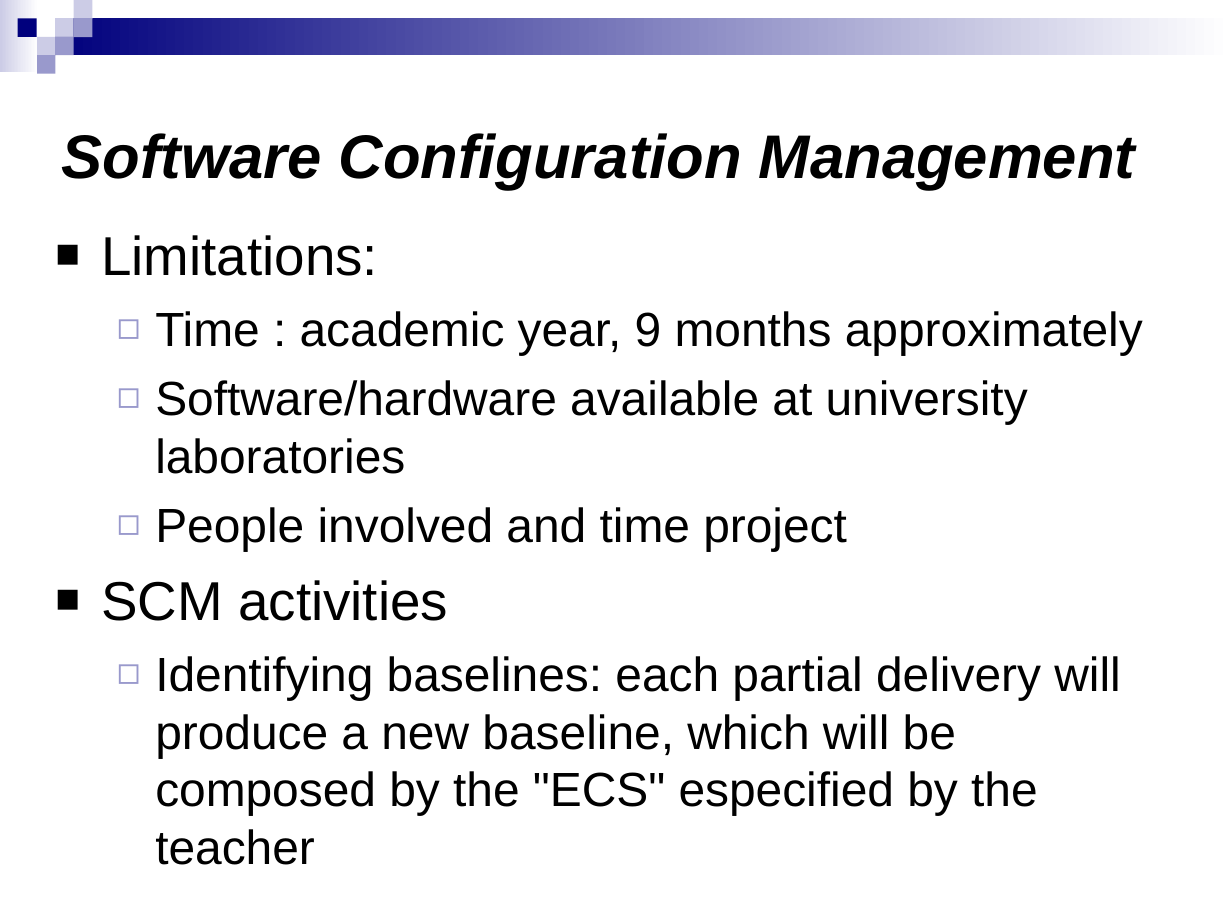
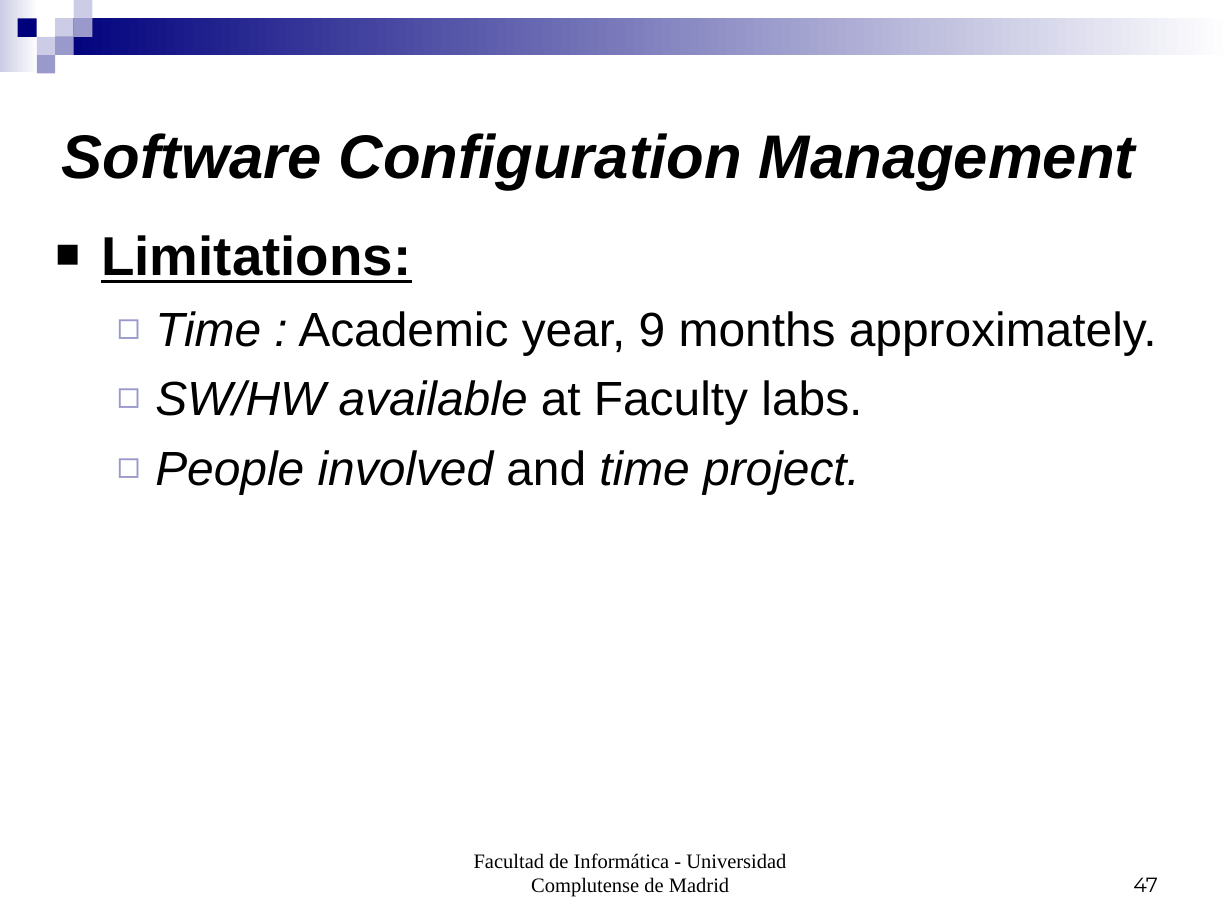
Before and after one commit to salcedonia/egorilla-software-engineering-2008-2009, a slide deck: slide 47 of doc/PresentacionIS.ppt (slide 5 before the commit). Drawn at 1232x924 pixels with LibreOffice and Linux fonts; fonts in the diff are those of the drawing. Boxes give left, top, right and bottom in pixels: in the first picture for what was removed or moved away, otherwise in the second. Text is boxed around its words. In the diff, an @@ line names an element or a change of style, - is before the commit and + after.

```diff
--- a/doc/PresentacionIS.ppt
+++ b/doc/PresentacionIS.ppt
@@ text at [101, 235, 411, 283]: bold on, underline on in "Limitations:" @@
@@ text at [155, 311, 1157, 494]: text changed @@
-  ◻ Time : academic year, 9 months approximately
-  ◻ Software/hardware available at university laboratories
-  ◻ People involved and time project
-■ SCM activities
-  ◻ Identifying baselines: each partial delivery will produce a new baseline, which will be composed by the "ECS" especified by the teacher
+  ◻ Time : Academic year, 9 months approximately.
+  ◻ SW/HW available at Faculty labs.
+  ◻ People involved and time project.
@@ text added at [474, 853, 786, 897], 12 pt, text #000000 @@
+Facultad de Informática - Universidad Complutense de Madrid
@@ page number added at [1133, 877, 1158, 892], 12 pt, text #000000 @@
+47
```
Also in this commit, not shown: 47 other slides changed, 4 slides added, 9 slides removed.
